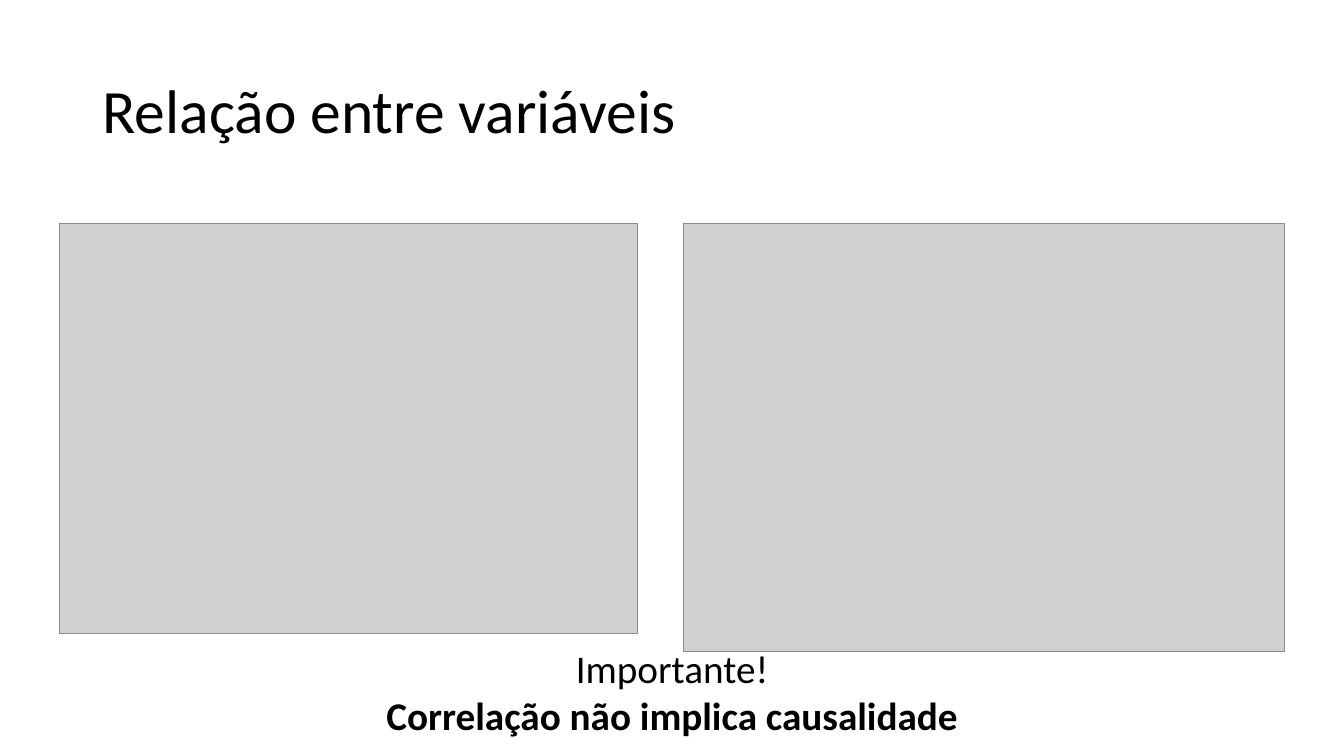
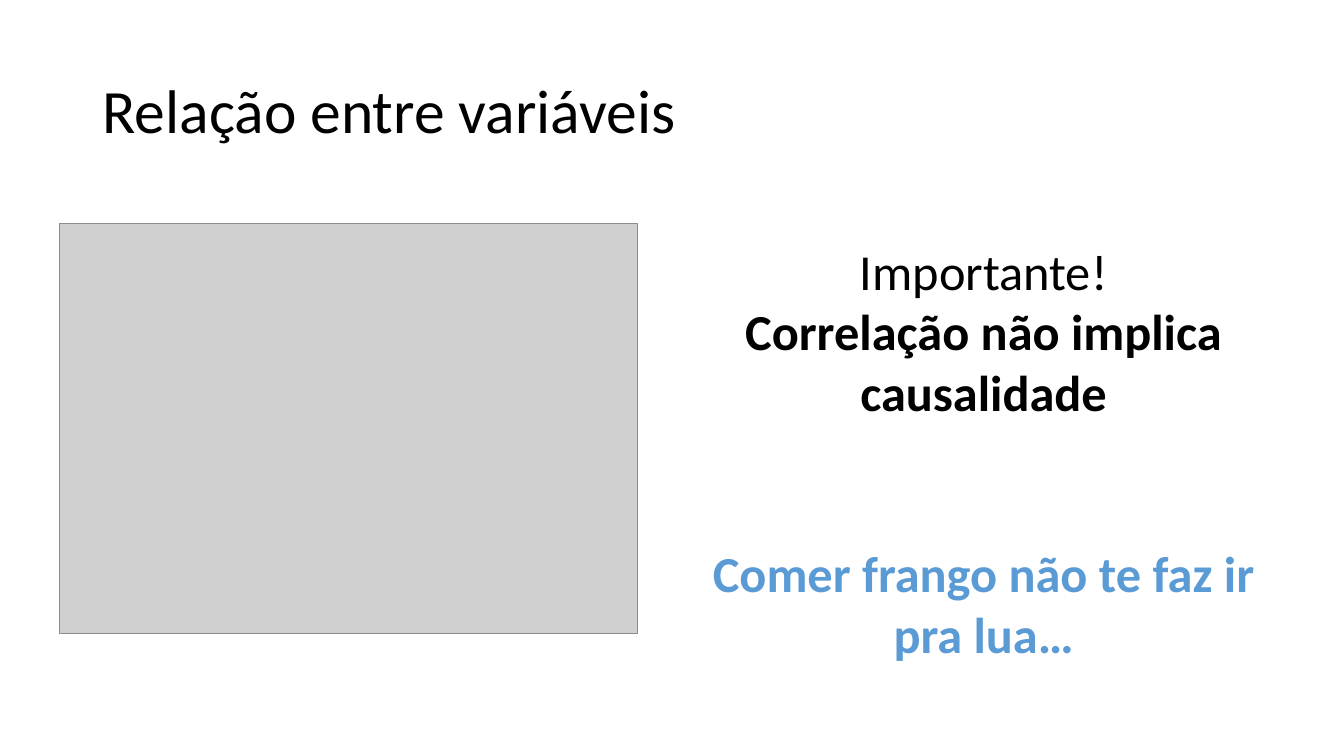
Before and after one commit to zz4fap/c24_inteligencia_artificial, a slide deck: slide 38 of slides/C24_EDA.pptx. Drawn at 1344x756 pixels with LibreOffice and Linux fonts; fonts in the diff are those of the drawing; grey boxes stand for pictures. Boxes give left, top, right and bottom in pixels: in the first picture for what was removed or moved away, otherwise in the second. Text is boxed around its words. In the diff, an @@ line names an element or a change of style, - is before the commit and + after.

```diff
--- a/slides/C24_EDA.pptx
+++ b/slides/C24_EDA.pptx
@@ text "Importante!": place and size @@
-text "Importante!" at (386, 650, 958, 737)
+text "Importante!" at (713, 256, 1254, 661)
@@ picture removed at (684, 224, 1285, 652) @@
@@ text at (745, 256, 1222, 412): size 28 to 36 pt in "Importante!", "Correlação não implica causalidade" @@
@@ text at (713, 556, 1254, 661): paragraph added @@
+Comer frango não te faz ir pra lua…
```
Also in this commit, not shown: 19 other slides changed, 7 slides added, 1 other file.
